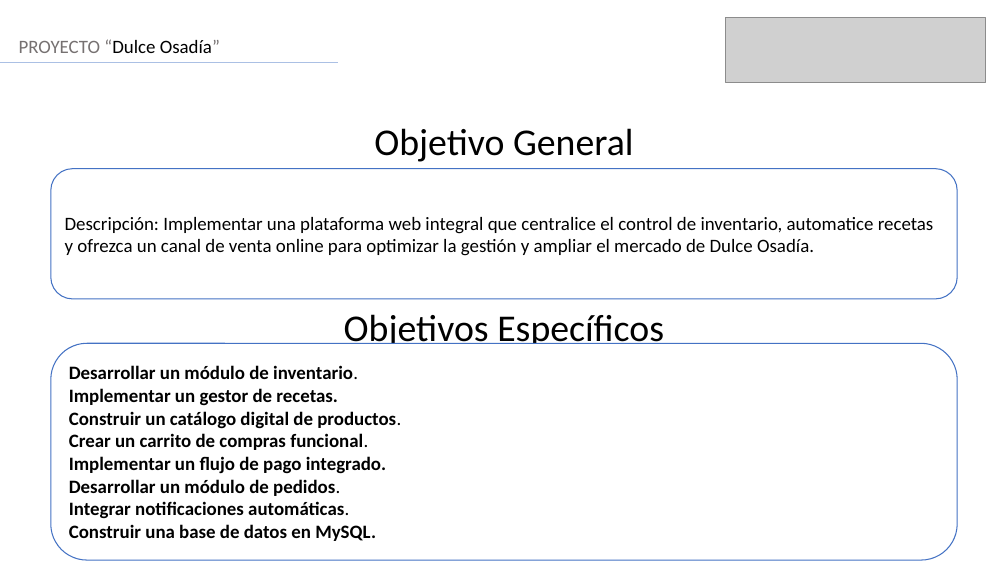
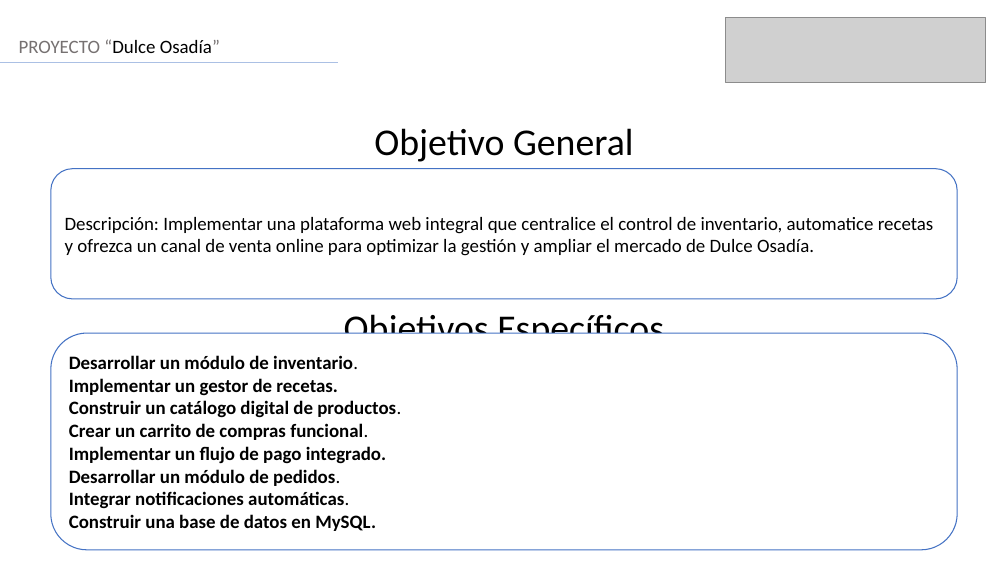
Before and after one commit to crlavin/Capstone_DulceOsadia, a slide deck: slide 4 of Evidencias de Proyecto/Presentacion pre-final.pptx. Drawn at 1008x567 pixels with LibreOffice and Linux fonts; fonts in the diff are those of the drawing; grey boxes stand for pictures. Boxes give left, top, right and bottom in pixels: in the first picture for what was removed or moved away, otherwise in the second. Text is boxed around its words. In the diff, an @@ line names an element or a change of style, - is before the commit and + after.

Commit message:
ppt

```diff
--- a/Evidencias de Proyecto/Presentacion pre-final.pptx
+++ b/Evidencias de Proyecto/Presentacion pre-final.pptx
@@ rounded rectangle "Desarrollar un módulo de inventario.": place and size @@
-rounded rectangle "Desarrollar un módulo de inventario." at (51,343,957,560)
+rounded rectangle "Desarrollar un módulo de inventario." at (51,333,957,551)
```
Also in this commit, not shown: 1 other slide changed, 2 other files.
